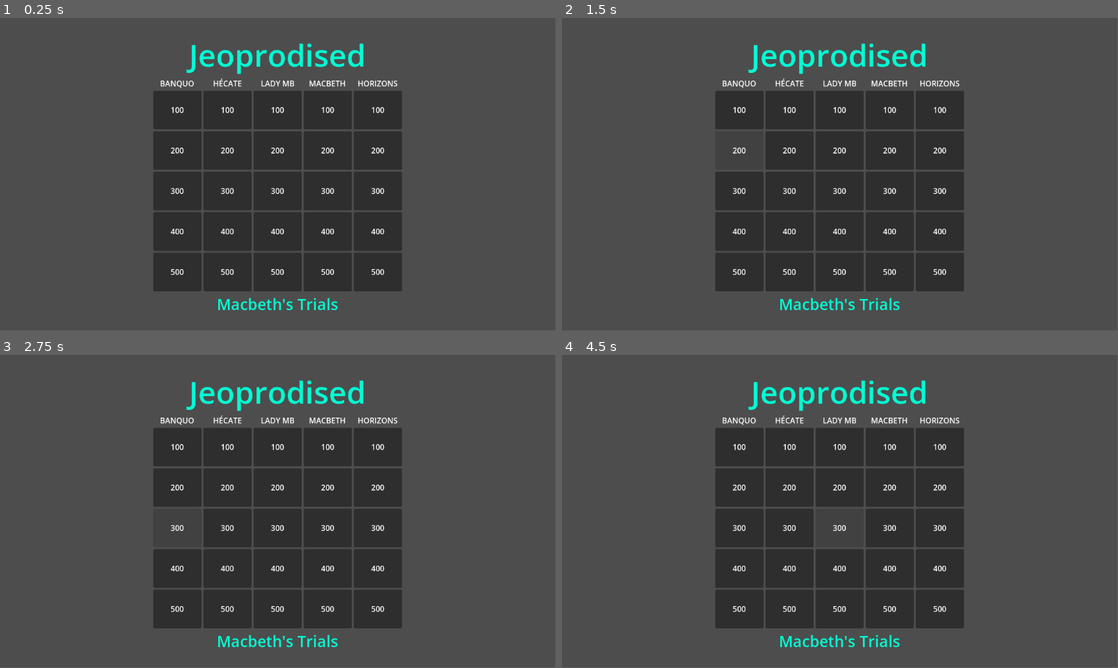
Above: before the commit, frames 1-4 (two rows, left to right).
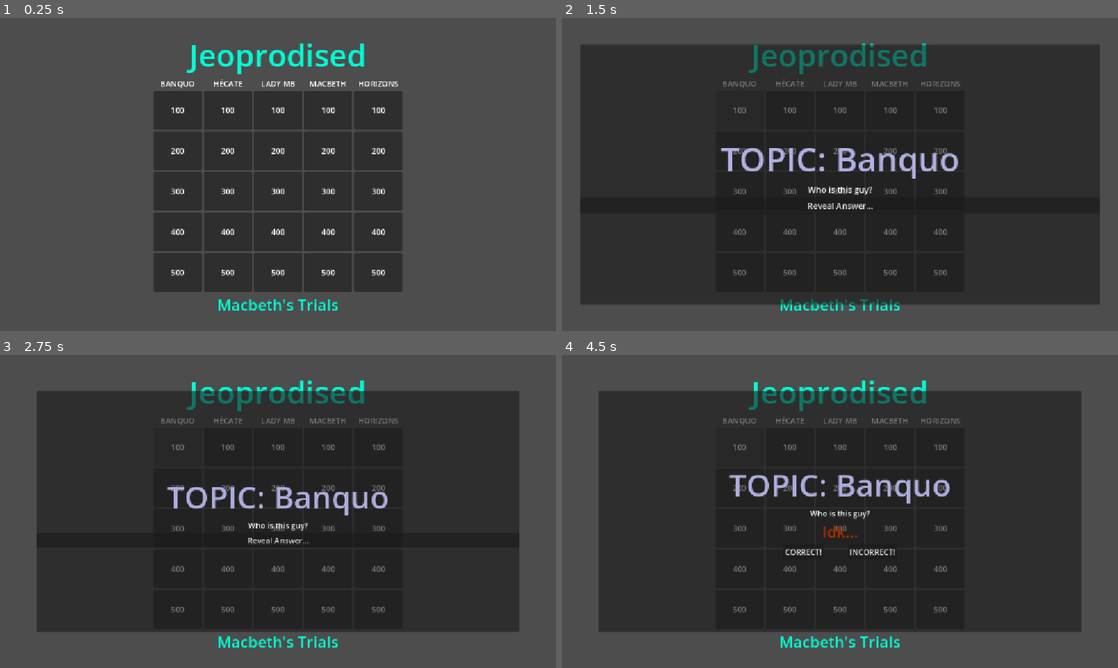
Above: after the commit, the same moments.

Repository: FreeformWave544/Jeoprodised
Game: Godot game, scene res://Scenes/Main.tscn
Same seed, same stepped clock (60 frames per second), same inputs: the game is played once before the commit and once after it.
Inputs (mouse positions are in pixels of both pictures, inside the frame that each line leads up to):
- Up to frame 1 (0.25 s): no input
- Up to frame 2 (1.5 s): click (739, 108) at 0.52 s; click (739, 149) at 1.27 s
- Up to frame 3 (2.75 s): click (177, 527) at 2.02 s
- Up to frame 4 (4.5 s): click (739, 567) at 2.77 s; click (739, 608) at 3.52 s; click (840, 539) at 4.25 s, where only the run after the commit has a clickable "Reveal Answer..."
In our replay, the window is 799x449 before the commit and 800x450 after it. These sizes can differ from the game's own. Grey fills any space a smaller window leaves; there, only what the larger window draws over its background counts as a difference.

The runs differ from the first frame. In frame 1, 2.5% of the frame differs, in the area x 27-73%, y 8-94%; in frame 2, 53%, in the area x 3-97%, y 8-94%; in frame 3, 43%; in frame 4, 43%.

Commit message:
Made Question Cards + improved functionality.

Diff:
--- a/Scenes/main.gd
+++ b/Scenes/main.gd
@@ -21,35 +21,33 @@
 	check_url(url)
 
 func _btn_press(score: int, btn):
-	find_card(btn.get_parent().name)
-	var team = 1
-	teams[team - 1] += score
+	btn.disabled = true
+	var team = await find_card(btn.get_parent().name)
+	teams[team] += score
 
-func find_card(type):
+func find_card(type) -> int:
 	if type.to_pascal_case() == "Horizons":
 		var id = approvedIDs.keys().pick_random() if approvedIDs.size() > 0 else ""
 		while approvedIDs.is_empty() or (id != "" and id in usedIDs):
 			$Awaiting.show()
-			print(testedIDs)
 			if approvedIDs.size() > 0: id = approvedIDs.keys().pick_random()
 			if usedIDs.size() >= approvedIDs.size(): usedIDs.clear()
 			await get_tree().create_timer(0.2).timeout
 		while id == "":
-			print("No ID!")
 			$Awaiting.show()
-			print(testedIDs)
 			if approvedIDs.size() > 0: id = approvedIDs.keys().pick_random()
 			if usedIDs.size() >= approvedIDs.size(): usedIDs.clear()
 			await get_tree().create_timer(0.2).timeout
 		if not id in usedIDs: usedIDs.append(id)
 		$Awaiting.hide()
-		print(id, " -=- ", approvedIDs)
-		print("APPROVED:\n", approvedIDs.keys(), "\n\nINVALID:\n", testedIDs.keys())
 		OS.shell_open("https://horizons.hackclub.com/projects/" + id)
-		return
-	elif not type in questions: print("NO RELATED Qs") ; return
+		return -1
+	elif not type in questions: print("NO RELATED Qs") ; return -1
 	var q = questions[type].keys().pick_random()
-	print(q)
+	var qCard = preload("res://Scenes/question_card.tscn").instantiate()
+	add_child(qCard, true)
+	qCard.enter(q, type)
+	return await qCard.team
 
 func check_url(ID := projectID) -> void:
 	var error = http_request.request( baseurl + ID, PackedStringArray(), HTTPClient.METHOD_HEAD)
@@ -65,7 +63,6 @@
 		if not projectID in approvedIDs: approvedIDs[projectID] = true
 		proj = "https://horizons.hackclub.com/projects/" + projectID
 	await get_tree().create_timer(0.1 + ((len(approvedIDs) - len(usedIDs)) / 50.0)).timeout
-	print()
 	projectID = str(randi_range(0, 5000))
 	url = "https://horizons.hackclub.com/api/projects/%s" % projectID
 	check_url()
--- /dev/null
+++ b/Scenes/question_card.gd
@@ -0,0 +1,21 @@
+extends Control
+
+signal team(team)
+
+func enter(question, subject):
+	$Panel/VBoxContainer/Topic.text = "TOPIC: " + subject
+	$Panel/VBoxContainer/Question.text = question
+	$Panel/VBoxContainer/Answer.text = get_parent().questions[subject][question]
+	$AnimationPlayer.play("enter")
+
+func _on_option_pressed() -> void:
+	$AnimationPlayer.play("exit")
+	$Panel2.show()
+	await $Panel2/VBoxContainer/Submit.pressed
+	team.emit($Panel2/VBoxContainer/OptionButton.get_selected_id())
+	queue_free()
+
+func _on_reveal_pressed() -> void:
+	$Panel/VBoxContainer/Answer.show()
+	$Panel/VBoxContainer/Buttons.show()
+	$Panel/VBoxContainer/Reveal.hide()
--- /dev/null
+++ b/Scenes/question_card.tscn
@@ -0,0 +1,234 @@
+[gd_scene format=3 uid="uid://b5aw00bsiccev"]
+
+[ext_resource type="Script" uid="uid://b1s53dxvwavw0" path="res://Scenes/question_card.gd" id="1_pnkhm"]
+
+[sub_resource type="LabelSettings" id="LabelSettings_pnkhm"]
+font_size = 64
+font_color = Color(0.6784314, 0.6784314, 0.8666667, 1)
+
+[sub_resource type="LabelSettings" id="LabelSettings_lonew"]
+font_size = 32
+font_color = Color(0.6392157, 0.1764706, 0, 1)
+
+[sub_resource type="Animation" id="Animation_pnkhm"]
+length = 0.001
+tracks/0/type = "value"
+tracks/0/imported = false
+tracks/0/enabled = true
+tracks/0/path = NodePath("Panel:scale")
+tracks/0/interp = 1
+tracks/0/loop_wrap = true
+tracks/0/keys = {
+"times": PackedFloat32Array(0),
+"transitions": PackedFloat32Array(1),
+"update": 0,
+"values": [Vector2(1, 1)]
+}
+tracks/1/type = "value"
+tracks/1/imported = false
+tracks/1/enabled = true
+tracks/1/path = NodePath("Panel:modulate")
+tracks/1/interp = 1
+tracks/1/loop_wrap = true
+tracks/1/keys = {
+"times": PackedFloat32Array(0),
+"transitions": PackedFloat32Array(1),
+"update": 0,
+"values": [Color(1, 1, 1, 1)]
+}
+tracks/2/type = "value"
+tracks/2/imported = false
+tracks/2/enabled = true
+tracks/2/path = NodePath("Panel:rotation")
+tracks/2/interp = 1
+tracks/2/loop_wrap = true
+tracks/2/keys = {
+"times": PackedFloat32Array(0),
+"transitions": PackedFloat32Array(1),
+"update": 0,
+"values": [0.0]
+}
+
+[sub_resource type="Animation" id="Animation_lonew"]
+resource_name = "enter"
+tracks/0/type = "value"
+tracks/0/imported = false
+tracks/0/enabled = true
+tracks/0/path = NodePath("Panel:scale")
+tracks/0/interp = 2
+tracks/0/loop_wrap = true
+tracks/0/keys = {
+"times": PackedFloat32Array(0, 0.2, 0.7, 1),
+"transitions": PackedFloat32Array(1, 1, 1, 1),
+"update": 0,
+"values": [Vector2(0, 0), Vector2(0.2, 0.2), Vector2(1.2, 1.2), Vector2(1, 1)]
+}
+tracks/1/type = "value"
+tracks/1/imported = false
+tracks/1/enabled = true
+tracks/1/path = NodePath("Panel:modulate")
+tracks/1/interp = 1
+tracks/1/loop_wrap = true
+tracks/1/keys = {
+"times": PackedFloat32Array(0, 0.2, 0.9),
+"transitions": PackedFloat32Array(1, 1, 1),
+"update": 0,
+"values": [Color(1, 1, 1, 1), Color(1.8247963, 1.8247963, 1.8247963, 1), Color(1, 1, 1, 1)]
+}
+
+[sub_resource type="Animation" id="Animation_56yma"]
+resource_name = "exit"
+length = 0.5
+tracks/0/type = "value"
+tracks/0/imported = false
+tracks/0/enabled = true
+tracks/0/path = NodePath("Panel:scale")
+tracks/0/interp = 1
+tracks/0/loop_wrap = true
+tracks/0/keys = {
+"times": PackedFloat32Array(0, 0.3, 0.5),
+"transitions": PackedFloat32Array(1, 1, 1),
+"update": 0,
+"values": [Vector2(1, 1), Vector2(0.3, 0.3), Vector2(1e-05, 1e-05)]
+}
+tracks/1/type = "value"
+tracks/1/imported = false
+tracks/1/enabled = true
+tracks/1/path = NodePath("Panel:rotation")
+tracks/1/interp = 1
+tracks/1/loop_wrap = true
+tracks/1/keys = {
+"times": PackedFloat32Array(0, 0.5),
+"transitions": PackedFloat32Array(1, 1),
+"update": 0,
+"values": [0.0, 6.2831855]
+}
+
+[sub_resource type="AnimationLibrary" id="AnimationLibrary_56yma"]
+_data = {
+&"RESET": SubResource("Animation_pnkhm"),
+&"enter": SubResource("Animation_lonew"),
+&"exit": SubResource("Animation_56yma")
+}
+
+[node name="QuestionCard" type="Control" unique_id=1879176665]
+layout_mode = 3
+anchors_preset = 15
+anchor_right = 1.0
+anchor_bottom = 1.0
+grow_horizontal = 2
+grow_vertical = 2
+script = ExtResource("1_pnkhm")
+
+[node name="Panel" type="Panel" parent="." unique_id=1877435616]
+custom_minimum_size = Vector2(1000, 500)
+layout_mode = 1
+anchors_preset = 8
+anchor_left = 0.5
+anchor_top = 0.5
+anchor_right = 0.5
+anchor_bottom = 0.5
+offset_left = -20.0
+offset_top = -20.0
+offset_right = 20.0
+offset_bottom = 20.0
+grow_horizontal = 2
+grow_vertical = 2
+pivot_offset = Vector2(500, 250)
+
+[node name="VBoxContainer" type="VBoxContainer" parent="Panel" unique_id=172799756]
+layout_mode = 1
+anchors_preset = 15
+anchor_right = 1.0
+anchor_bottom = 1.0
+grow_horizontal = 2
+grow_vertical = 2
+alignment = 1
+
+[node name="Topic" type="Label" parent="Panel/VBoxContainer" unique_id=1228305031]
+layout_mode = 2
+label_settings = SubResource("LabelSettings_pnkhm")
+horizontal_alignment = 1
+
+[node name="Question" type="Label" parent="Panel/VBoxContainer" unique_id=1036846165]
+layout_mode = 2
+horizontal_alignment = 1
+
+[node name="Answer" type="Label" parent="Panel/VBoxContainer" unique_id=1679956179]
+visible = false
+layout_mode = 2
+label_settings = SubResource("LabelSettings_lonew")
+horizontal_alignment = 1
+
+[node name="Reveal" type="Button" parent="Panel/VBoxContainer" unique_id=1016598086]
+layout_mode = 2
+text = "Reveal Answer..."
+
+[node name="Buttons" type="HBoxContainer" parent="Panel/VBoxContainer" unique_id=1156036246]
+visible = false
+layout_mode = 2
+theme_override_constants/separation = 50
+alignment = 1
+
+[node name="Correct" type="Button" parent="Panel/VBoxContainer/Buttons" unique_id=967448374]
+layout_mode = 2
+text = "CORRECT!"
+
+[node name="Wrong" type="Button" parent="Panel/VBoxContainer/Buttons" unique_id=791431125]
+layout_mode = 2
+text = "INCORRECT!"
+
+[node name="AnimationPlayer" type="AnimationPlayer" parent="." unique_id=1987229791]
+libraries/ = SubResource("AnimationLibrary_56yma")
+
+[node name="Panel2" type="Panel" parent="." unique_id=552877033]
+visible = false
+custom_minimum_size = Vector2(500, 100)
+layout_mode = 1
+anchors_preset = 8
+anchor_left = 0.5
+anchor_top = 0.5
+anchor_right = 0.5
+anchor_bottom = 0.5
+offset_left = -20.0
+offset_top = -20.0
+offset_right = 20.0
+offset_bottom = 20.0
+grow_horizontal = 2
+grow_vertical = 2
+
+[node name="VBoxContainer" type="VBoxContainer" parent="Panel2" unique_id=860870466]
+layout_mode = 1
+anchors_preset = 15
+anchor_right = 1.0
+anchor_bottom = 1.0
+grow_horizontal = 2
+grow_vertical = 2
+alignment = 1
+
+[node name="Label" type="Label" parent="Panel2/VBoxContainer" unique_id=1641668384]
+layout_mode = 2
+text = "Award Points To...?"
+horizontal_alignment = 1
+
+[node name="OptionButton" type="OptionButton" parent="Panel2/VBoxContainer" unique_id=1774966766]
+layout_mode = 2
+alignment = 1
+selected = 0
+item_count = 4
+popup/item_0/text = "Team 1"
+popup/item_0/id = 0
+popup/item_1/text = "Team 2"
+popup/item_1/id = 1
+popup/item_2/text = "Team 3"
+popup/item_2/id = 2
+popup/item_3/text = "Team 4"
+popup/item_3/id = 3
+
+[node name="Submit" type="Button" parent="Panel2/VBoxContainer" unique_id=1289464753]
+layout_mode = 2
+text = "Submit"
+
+[connection signal="pressed" from="Panel/VBoxContainer/Reveal" to="." method="_on_reveal_pressed"]
+[connection signal="pressed" from="Panel/VBoxContainer/Buttons/Correct" to="." method="_on_option_pressed"]
+[connection signal="pressed" from="Panel/VBoxContainer/Buttons/Wrong" to="." method="_on_option_pressed"]
--- a/project.godot
+++ b/project.godot
@@ -15,6 +15,10 @@
 config/features=PackedStringArray("4.6", "Forward Plus")
 config/icon="res://icon.svg"
 
+[display]
+
+window/stretch/mode="canvas_items"
+
 [editor_plugins]
 
 enabled=PackedStringArray("res://addons/godot_super-wakatime/plugin.cfg")
Not shown, added: Scenes/question_card.gd.uid
